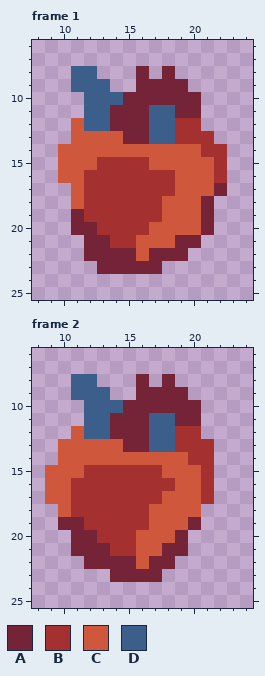
Pixel-art file, stored at Assets/Sprites/UI/heart.aseprite. That is the earlier state.
32x32 pixels, 16 frames. Shown: frame 1: x 8..24, y 6..25; frame 2: x 8..24, y 6..25. The commit also changed other frames, which this record leaves out.
Palette (. is transparent): A #752438  B #a53030  C #cf573c  D #3c5e8b
Pixels before, frame 1, first column x 10:
 8 .DD...A.A....
 9 .DDD..AAAA...
10 ..DDDAAAAAA..
11 ..DDAAADDAA..
12 .CDDAAADDBB..
13 .CCCCAADDBBB.
14 CCCCCCCCCCCBB
15 CCCBBBBCCCCCB
16 CCBBBBBBBCCCB
17 .CBBBBBBBCCCA
18 .CBBBBBBCCCA.
19 .ABBBBBBCCCA.
20 .AABBBBCCCCA.
21 ..AABBCCCAA..
22 ..AAAACAAA...
23 ...AAAAA.....
Pixels before, frame 2, first column x 9:
 8 ..DD...A.A...
 9 ..DDD..AAAA..
10 ...DDDAAAAAA.
11 ...DDAAADDAA.
12 ..CDDAAADDBB.
13 .CCCCCAADDBBB
14 .CCCCCCCCCCBB
15 CCCBBBBBBCCCB
16 CCBBBBBBBBCCB
17 CCBBBBBBBCCCB
18 .CBBBBBBCCCC.
19 .AABBBBBCCCA.
20 ..AABBBCCCA..
21 ..AAABBCCAA..
22 ...AAAACAA...
23 .....AAAA....
The result:
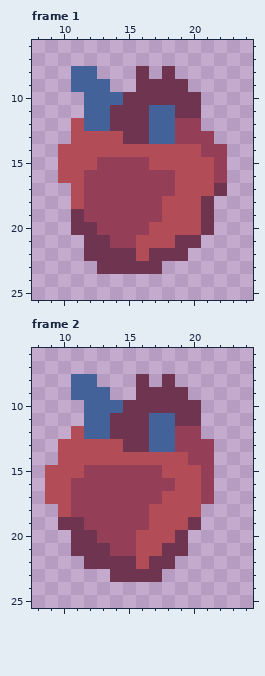
Changes in this commit:
colour A: #752438 -> #6f3450
colour B: #a53030 -> #943f57
colour C: #cf573c -> #b24c57
colour D: #3c5e8b -> #426299
